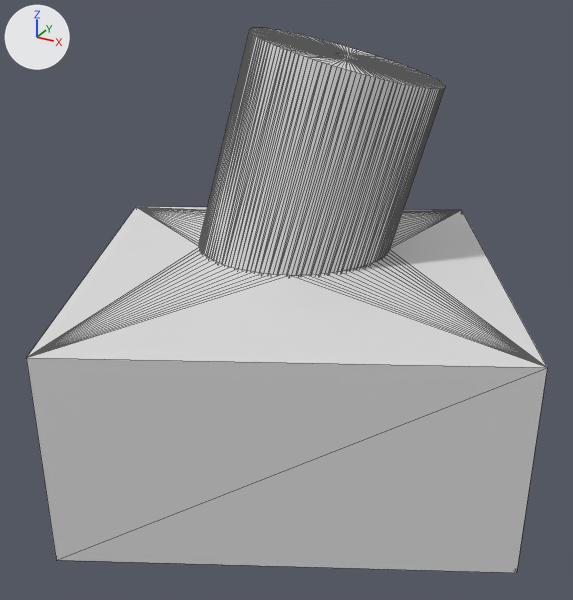
The glTF model docs-sphinx/_static/iframes/asm-build-cycle/thing.gltf, before and after one commit.
One viewpoint serves both versions: a 50 mm camera at (0.0166, -0.0376, 0.0174) aimed at (-0.0009, -0.0059, 0.0016). The lights are fixed; the arrows at upper left show +X, +Y and +Z. Mesh edges are drawn as thin lines. Where no turn or scale is listed for an object, it has been applied to the vertices.

In view in the first picture: 'thing.cyl', 'thing.pla'.
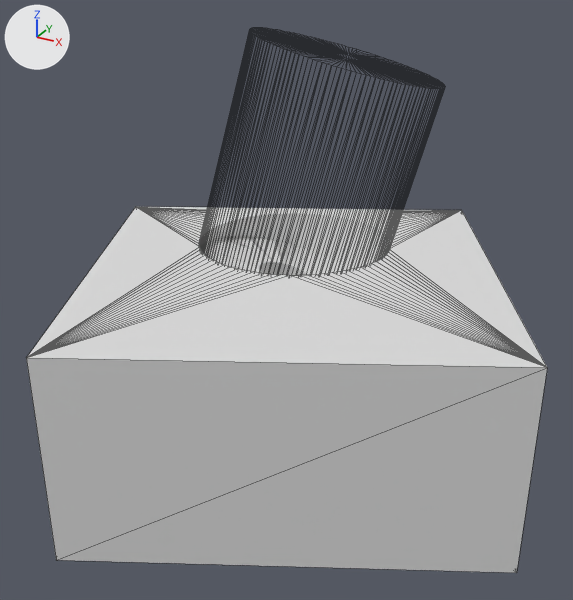
Edits to the bpy script that builds the scene:
```text
Change mat_material_1:
    mat_material_1.alpha: 1.0 -> 0.0
```

What differs and where, as boxes (x1, y1, x2, y2) in the pictures (573 x 600 px):
'thing.cyl', surface changed: (199, 28, 445, 275) in both
